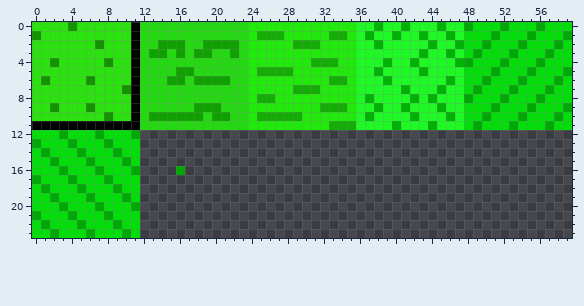
Two versions of one pixel-art sprite, assets/tiles/surface_ground.png. Above, as it was before the edit.
The file is 60x24 pixels. Colours within 5 levels of each other are drawn and written as one.
The same view after the edit:
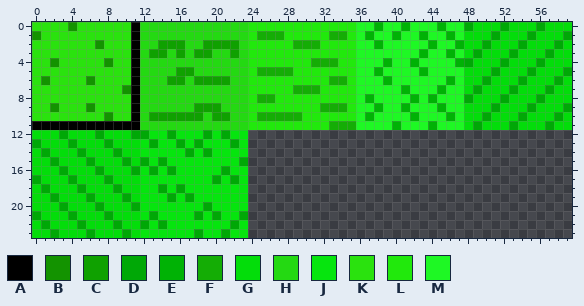
Palette (. is transparent): A #000000  B #139300  C #0fa100  D #00a806  E #00b205  F #14ad05  G #03dd0a  H #24d912  J #06e50e  K #2ae20e  L #21e90c  M #1ef824
Diff:
@@ x 10..25 @@
 11 AAHHHHHHHHHHHHLL
-12 GD..............
-13 GG..............
-14 GG..............
-15 DG..............
-16 GD....D.........
-17 GG..............
-18 GG..............
-19 DG..............
-20 GD..............
-21 GG..............
-22 GG..............
-23 DG..............
+12 GDDJJDJJJDJDJJ..
+13 GGJDJJDJDJJJDJ..
+14 GGJJJJJDJDJJJJ..
+15 DGDJDJJJJJJJJD..
+16 GDJDJDJJJJJDJJ..
+17 GGJJJJJJJJDJDJ..
+18 GGJJDJDJJJJJJJ..
+19 DGJJJDJDJJJJJJ..
+20 GDJJJJJJJDJJJJ..
+21 GGJDJJJJDJDJJD..
+22 GGDJDJJJJJJJDJ..
+23 DGJJJJJJDJJDJJ..
